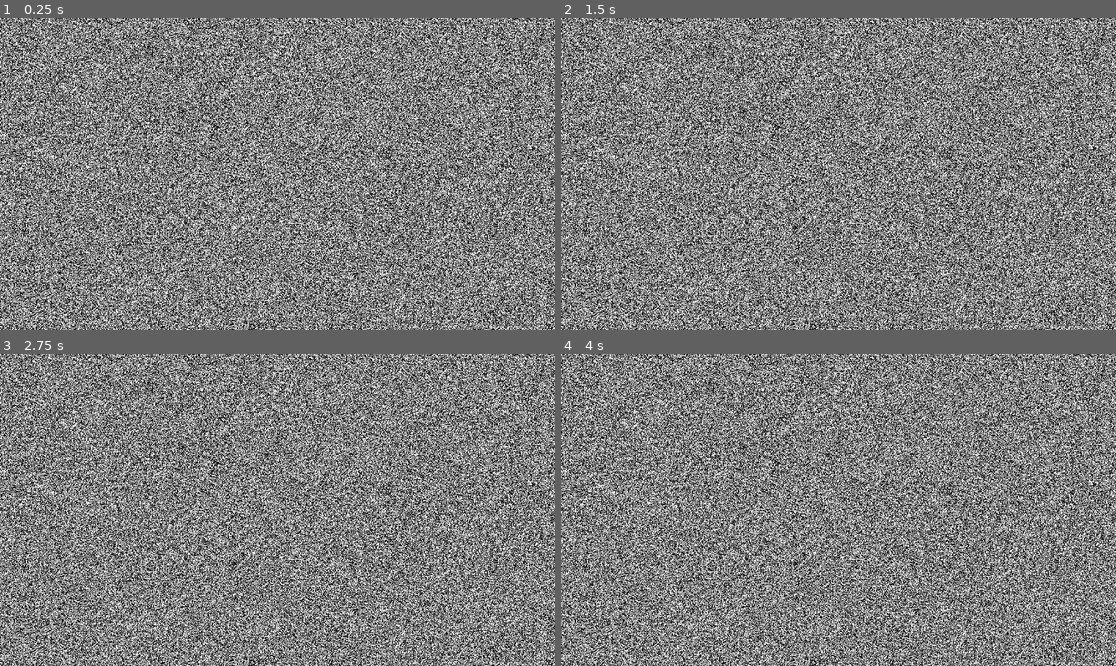
Above: before the commit, frames 1-4 (two rows, left to right).
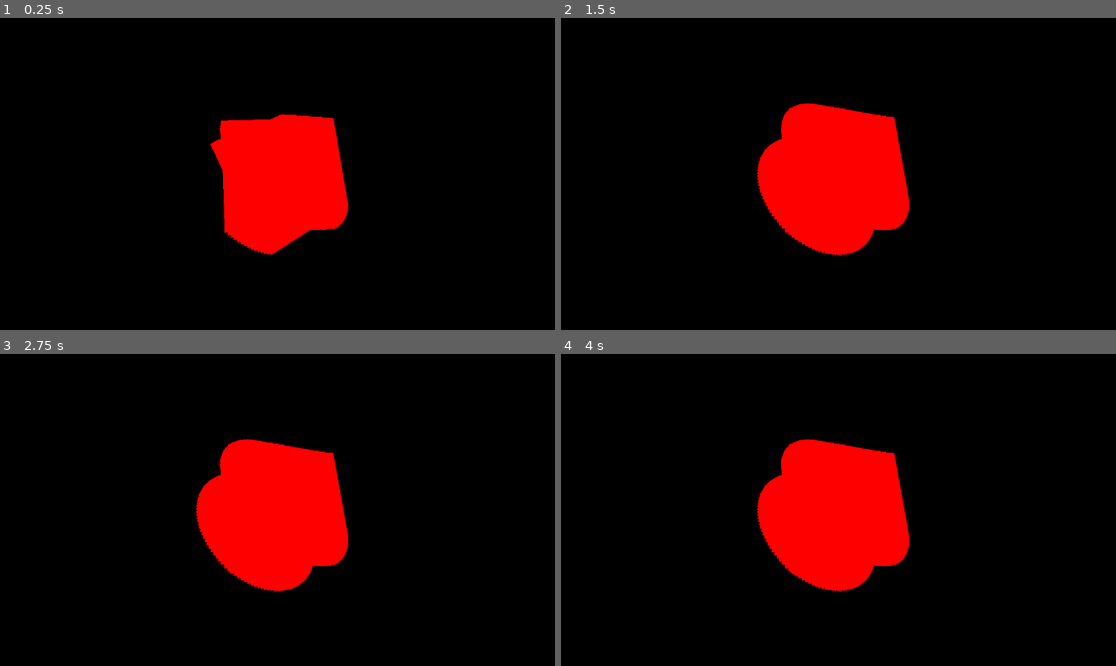
Above: after the commit, the same moments.

Repository: e-thab/motion-shaders
Game: Godot game, scene res://main.tscn
Two runs of this game, one before a commit and one after it. Both use one fixed random seed, a clock stepped at 60 frames per second and the inputs below.
Inputs:
- Up to frame 1 (0.25 s): no input
- Up to frame 2 (1.5 s): tap Space (ui_select) at 0.77 s
- Up to frame 3 (2.75 s): tap Space (ui_select) at 1.52 s
- Up to frame 4 (4 s): tap Space (ui_select) at 3.02, 3.77 s

The runs differ from the first frame. In frame 1, 84% of the frame differs, in the area x 0-100%, y 0-100%; in frame 2, 85%; in frame 3, 85%; in frame 4, 85%.

Commit message:
shaders wip

Diff:
--- a/main.gd
+++ b/main.gd
@@ -7,6 +7,8 @@
 @onready var renderView : SubViewport = $RenderVPContainer/RenderViewport
 
 var time_elapsed = 0.0
+var frame_time = 2.0
+var snap = 0
 var prev_frame_texture
 
 # Wisdom: https://forum.gamemaker.io/index.php?threads/solved-issue-trying-to-imitate-visual-effect-with-shaders-and-surfaces.109391/
@@ -36,9 +38,13 @@
 
 	# Assign image to texture
 	prev_frame_texture = ImageTexture.create_from_image(noise_img)
-	RenderingServer.global_shader_parameter_set("noise", prev_frame_texture)
-	RenderingServer.global_shader_parameter_set("last_frame", prev_frame_texture)
-	overlay.texture = prev_frame_texture
+	#RenderingServer.global_shader_parameter_set("noise", prev_frame_texture)
+	RenderingServer.global_shader_parameter_set(
+		"last_frame",
+		prev_frame_texture
+	)
+	#overlay.texture = prev_frame_texture
+	#noise_img.save_png("./out/noise.png")
 
 	#print("Pixel (300, 300): ", noise_img.get_pixel(300, 300))
 	#print("Overlay texture size: ", overlay.texture.get_size())
@@ -53,7 +59,18 @@
 	rod.position.x = 3 * cos(time_elapsed)
 	time_elapsed += delta
 
+	# Take a snapshot of the current frame, store
+	var frame_snapshot = get_viewport().get_texture().get_image()
+	var snapshot_tex = ImageTexture.create_from_image(frame_snapshot)
 	RenderingServer.global_shader_parameter_set(
 		"last_frame",
-		stagingView.get_texture().get_image()
+		snapshot_tex
 	)
+
+	# Sanity check: snapshot of last frame every 2 seconds
+	if frame_time >= 2.0:
+		print('Snapshot ' + str(snap))
+		frame_snapshot.save_png("./out/frame-" + str(snap) + ".png")
+		frame_time = 0.0
+		snap += 1
+	frame_time += delta
--- a/main.tscn
+++ b/main.tscn
@@ -8,18 +8,6 @@
 [ext_resource type="Shader" path="res://param_test.gdshader" id="6_kacik"]
 [ext_resource type="Shader" path="res://first_pass.gdshader" id="7_1lus8"]
 [ext_resource type="Texture2D" uid="uid://n7oxyoil0pqn" path="res://circle.png" id="7_x8fe1"]
-
-[sub_resource type="ShaderMaterial" id="ShaderMaterial_e261m"]
-shader = ExtResource("6_kacik")
-
-[sub_resource type="ShaderMaterial" id="ShaderMaterial_ivsdu"]
-shader = ExtResource("7_1lus8")
-
-[sub_resource type="ShaderMaterial" id="ShaderMaterial_n6cbj"]
-shader = ExtResource("6_bvn2r")
-shader_parameter/brightness = 1.0
-shader_parameter/contrast = 1.0
-shader_parameter/saturation = 1.0
 
 [sub_resource type="Environment" id="Environment_sp14e"]
 background_mode = 1
@@ -33,8 +21,51 @@
 radius = 0.01
 height = 3.0
 
+[sub_resource type="ShaderMaterial" id="ShaderMaterial_e261m"]
+shader = ExtResource("6_kacik")
+shader_parameter/WHITE = Vector4(255, 255, 255, 1)
+shader_parameter/BLACK = Vector4(0, 0, 0, 1)
+shader_parameter/RED = Vector4(255, 0, 0, 1)
+
+[sub_resource type="ShaderMaterial" id="ShaderMaterial_ivsdu"]
+shader = ExtResource("7_1lus8")
+
+[sub_resource type="ShaderMaterial" id="ShaderMaterial_n6cbj"]
+shader = ExtResource("6_bvn2r")
+shader_parameter/brightness = 1.0
+shader_parameter/contrast = 1.0
+shader_parameter/saturation = 1.0
+
 [node name="Main" type="Node3D"]
 script = ExtResource("1_1ii6h")
+
+[node name="StagingVPContainer" type="SubViewportContainer" parent="."]
+offset_right = 40.0
+offset_bottom = 40.0
+
+[node name="StagingViewport" type="SubViewport" parent="StagingVPContainer"]
+handle_input_locally = false
+size = Vector2i(1152, 648)
+render_target_update_mode = 4
+
+[node name="StagingCamera" type="Camera3D" parent="StagingVPContainer/StagingViewport"]
+visible = false
+environment = SubResource("Environment_sp14e")
+current = true
+
+[node name="CubeMesh" type="MeshInstance3D" parent="StagingVPContainer/StagingViewport"]
+transform = Transform3D(1, 0, 0, 0, 1, -1.78814e-07, 0, -1.78814e-07, 1, 0, 0, -2.32466)
+mesh = SubResource("BoxMesh_nk3eq")
+skeleton = NodePath("../../..")
+surface_material_override/0 = ExtResource("2_aqhog")
+script = ExtResource("1_fu5ag")
+
+[node name="RodMesh" type="MeshInstance3D" parent="StagingVPContainer/StagingViewport"]
+transform = Transform3D(1, 0, 0, 0, 1, 0, 0, 0, 1, 0, 0, -3.12999)
+visible = false
+mesh = SubResource("CapsuleMesh_07ui4")
+skeleton = NodePath("../../..")
+surface_material_override/0 = ExtResource("2_aqhog")
 
 [node name="RenderVPContainer" type="SubViewportContainer" parent="."]
 offset_right = 1152.0
@@ -49,6 +80,7 @@
 material = SubResource("ShaderMaterial_e261m")
 offset_right = 1152.0
 offset_bottom = 648.0
+texture = ExtResource("5_fdeft")
 expand_mode = 1
 
 [node name="BackBufferCopy3" type="BackBufferCopy" parent="RenderVPContainer/RenderViewport"]
@@ -78,30 +110,3 @@
 [node name="RenderCamera" type="Camera3D" parent="RenderVPContainer/RenderViewport"]
 environment = SubResource("Environment_sp14e")
 current = true
-
-[node name="StagingVPContainer" type="SubViewportContainer" parent="."]
-visible = false
-offset_right = 40.0
-offset_bottom = 40.0
-
-[node name="StagingViewport" type="SubViewport" parent="StagingVPContainer"]
-handle_input_locally = false
-size = Vector2i(1152, 648)
-render_target_update_mode = 0
-
-[node name="StagingCamera" type="Camera3D" parent="StagingVPContainer/StagingViewport"]
-environment = SubResource("Environment_sp14e")
-current = true
-
-[node name="CubeMesh" type="MeshInstance3D" parent="StagingVPContainer/StagingViewport"]
-transform = Transform3D(1, 0, 0, 0, 1, -1.78814e-07, 0, -1.78814e-07, 1, 0, 0, -2.32466)
-mesh = SubResource("BoxMesh_nk3eq")
-skeleton = NodePath("../../..")
-surface_material_override/0 = ExtResource("2_aqhog")
-script = ExtResource("1_fu5ag")
-
-[node name="RodMesh" type="MeshInstance3D" parent="StagingVPContainer/StagingViewport"]
-transform = Transform3D(1, 0, 0, 0, 1, 0, 0, 0, 1, 0, 0, -3.12999)
-mesh = SubResource("CapsuleMesh_07ui4")
-skeleton = NodePath("../../..")
-surface_material_override/0 = ExtResource("2_aqhog")
--- a/param_test.gdshader
+++ b/param_test.gdshader
@@ -1,41 +1,43 @@
 shader_type canvas_item;
 
-uniform sampler2D screen_texture : hint_screen_texture, filter_nearest;
 global uniform sampler2D noise;
 global uniform sampler2D last_frame;
+
+uniform sampler2D screen_texture : hint_screen_texture, filter_nearest;
+uniform vec4 WHITE = vec4(1.0, 1.0, 1.0, 1.0);
+uniform vec4 BLACK = vec4(0.0, 0.0, 0.0, 1.0);
+uniform vec4 RED = vec4(1.0, 0.0, 0.0, 1.0);
 
 void fragment() {
 	// Maybe try adding another viewport/shader layer that 'keeps track' of switched pixels by copying
 	// previous frame pixels from BackBufferCopy?
 	//vec2 coords = vec2(UV.x, UV.y);
 
-	//Get original fragment color (RGBA)
-	vec4 c = textureLod(TEXTURE, SCREEN_UV, 0.0).rgba;
+	vec4 screen_color = textureLod(screen_texture, SCREEN_UV, 0.0).rgba;
+	vec4 last_color = textureLod(last_frame, SCREEN_UV, 0.0).rgba;
 
+	if (screen_color.r > 0.0) {
+		// White pixel rendered from stage: invert
+		//if (last_color.r > 0.0) {
+			//COLOR = BLACK;
+		//} else {
+			//COLOR = WHITE;
+		//}
+		COLOR = RED;
+	} else {
+		COLOR = last_color;
+		//COLOR = BLACK;
+	}
 
-	//Invert RGB only (not A)
-	vec3 changed = max(
-		texture(last_frame, SCREEN_UV).rgb - texture(screen_texture, SCREEN_UV).rgb,
-		vec3(0.0, 0.0, 0.0)
-	);
-
-	c.rgb = abs(changed - c.rgb);
-	COLOR = c;
-
-
-	//COLOR = vec4(255.0, 0.0, 0.0, 1.0);
-	//vec3 c = textureLod(screen_texture, SCREEN_UV, 0.0).rgb;
-	//if (c.r > 0.0) {
-		//
-		////COLOR = vec4(255.0, 0.0, 0.0, 1.0);
-	//}
+	////Get original fragment color (RGBA)
+	//vec4 color = textureLod(TEXTURE, SCREEN_UV, 0.0).rgba;
+//
+	////Invert RGB only (not A)
+	//vec3 changed = max(
+		//texture(last_frame, SCREEN_UV).rgb - texture(screen_texture, SCREEN_UV).rgb,
+		//vec3(0.0, 0.0, 0.0)
+	//);
+//
+	//color.rgb = abs(changed - color.rgb);
+	//COLOR = color;
 }
-
-//void fragment() {
-	//vec2 uv = SCREEN_UV;
-	//uv.x += sin(uv.y * frequency + TIME) * depth;
-	//uv.x = clamp(uv.x, 0.0, 1.0);
-	//vec3 c = textureLod(screen_texture, uv, 0.0).rgb;
-//
-	//COLOR.rgb = c;
-//}
--- a/project.godot
+++ b/project.godot
@@ -23,7 +23,7 @@
 
 noise={
 "type": "sampler2D",
-"value": ""
+"value": "res://out/noise.png"
 }
 last_frame={
 "type": "sampler2D",
Not shown, changed: .gitignore
